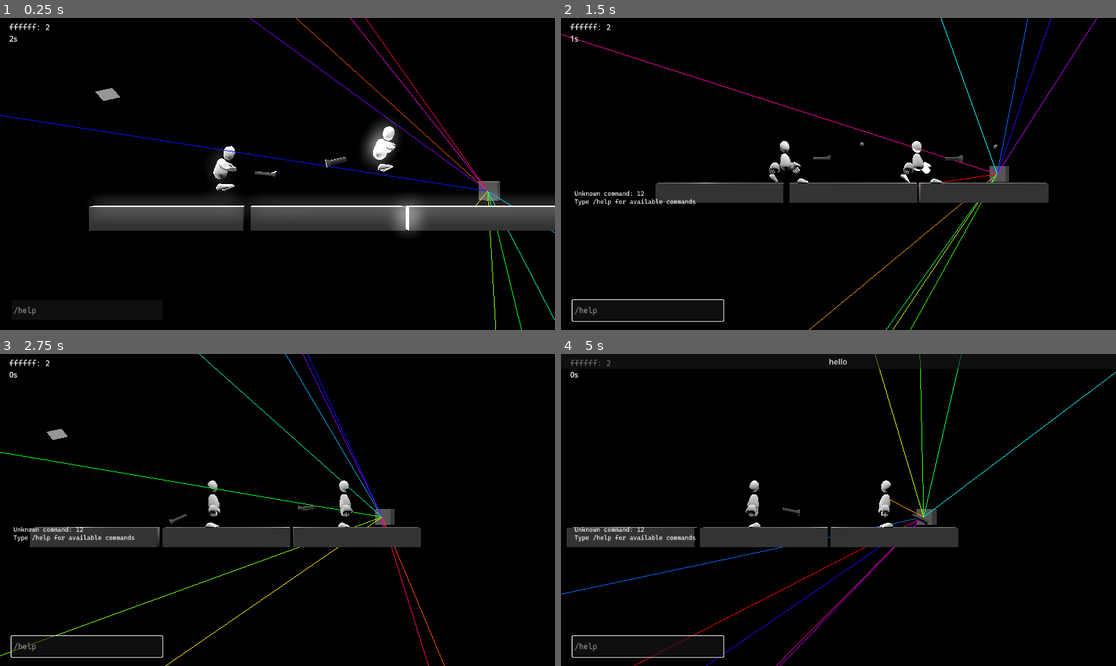
Above: before the commit, frames 1-4 (two rows, left to right).
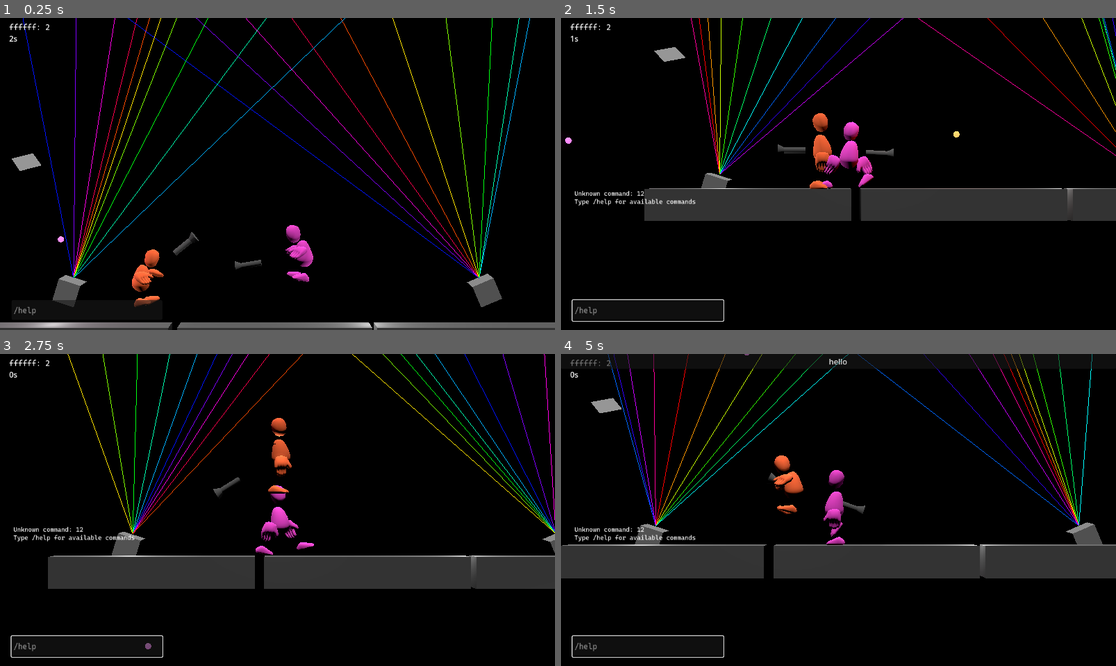
Above: after the commit, the same moments.

Repository: theowiik/project-epic-footsies-2
Game: Godot game, scene res://scenes/main.tscn
Same seed, same stepped clock (60 frames per second), same inputs: the game is played once before the commit and once after it. The engine's default icon, where the game draws it, is replaced by a stand-in: a white triangle on a blue panel in a dark square.
Inputs (mouse positions are in pixels of both pictures, inside the frame that each line leads up to):
- Up to frame 1 (0.25 s): no input
- Up to frame 2 (1.5 s): click (649, 311) at 0.52 s; type "12" at 0.6 s; tap Enter at 1.25 s; move the mouse to (960, 158) at 1.27 s; hold D from 1.28 s (still down); tap J at 1.35 s; click (960, 158) at 1.42 s
- Up to frame 3 (2.75 s): tap Space at 1.52, 2.27 s; move the mouse to (166, 525) at 2.02 s; release D at 2.03 s; hold S from 2.03 s (still down); tap J at 2.1 s; click (166, 525) at 2.17 s
- Up to frame 4 (5 s): move the mouse to (894, 441) at 2.77 s; release S at 2.78 s; hold D 2.78-3.53 s; tap J at 2.85, 3.6, 4.35 s; click (894, 441) at 2.92 s; move the mouse to (810, 572) at 3.52 s; hold W 3.53-4.28 s; click (810, 572) at 3.67 s; tap Space at 3.77, 4.52 s; move the mouse to (1005, 556) at 4.27 s; hold A from 4.28 s (still down); click (1005, 556) at 4.42 s

The runs differ from the first frame. In frame 1, 17% of the frame differs, in the area x 0-100%, y 0-100%; in frame 2, 11%; in frame 3, 18%; in frame 4, 18%.

Commit message:
Add team coloring and bots (#34)
* Add bot input and team colors

* Fix bot aiming

* Make bot wander away

* Move retarget time to naive bot input

Diff:
--- a/game/objects/lasers/strobe_machine.tscn
+++ b/game/objects/lasers/strobe_machine.tscn
@@ -14,6 +14,7 @@
 
 [node name="SpotLight3D" type="SpotLight3D" parent="."]
 transform = Transform3D(1, 0, 0, 0, 1, 0, 0, 0, 1, 0, 0, -0.62783355)
+visible = false
 light_energy = 130.27
 light_indirect_energy = 8.534
 light_volumetric_fog_energy = 8.892
--- a/game/scenes/main.tscn
+++ b/game/scenes/main.tscn
@@ -36,7 +36,7 @@
 transform = Transform3D(1, 0, 0, 0, 1, 0, 0, 0, 1, 0, 0.9574709, 0)
 
 [node name="Camera3D" type="Camera3D" parent="."]
-transform = Transform3D(1, 0, 0, 0, 1, 0, 0, 0, 1, 0, 0.5713768, 30.053001)
+transform = Transform3D(1, 0, 0, 0, 1, 0, 0, 0, 1, 8.650961, 13.587667, 30.053001)
 fov = 22.5
 size = 10.69
 script = ExtResource("2_0wfyh")
@@ -57,7 +57,9 @@
 
 [node name="Player2" parent="." instance=ExtResource("1_o5qli")]
 transform = Transform3D(1, 0, 0, 0, 1, 0, 0, 0, 1, 6.7508955, 1.7889354, 0)
+team_color = Color(0.97749525, 0.2690932, 0.83872867, 1)
 device_id = 1
+use_bot_input = true
 
 [node name="WorldEnvironment" type="WorldEnvironment" parent="."]
 environment = SubResource("Environment_tbgi4")
@@ -66,4 +68,7 @@
 transform = Transform3D(-0.8063999, 0.15222512, -0.57144254, -0.25300708, 0.78459245, 0.5660405, 0.534515, 0.6010341, -0.5941812, -6.775606, 4.786051, -9.15583)
 
 [node name="LaserMachine" parent="." instance=ExtResource("8_tipki")]
-transform = Transform3D(-0.9164256, 0, 0.40020514, 0, 1, 0, -0.40020514, 0, -0.9164256, 13.597982, 0, -8.517785)
+transform = Transform3D(-0.9164256, 0, 0.40020514, -0.39931086, 0.066813804, -0.9143778, -0.026739227, -0.9977655, -0.06122988, 13.597982, 0, -8.517785)
+
+[node name="LaserMachine2" parent="." instance=ExtResource("8_tipki")]
+transform = Transform3D(-0.95310295, 0.043918222, -0.2994429, 0.3014629, 0.050351508, -0.9521475, -0.026739225, -0.9977655, -0.061229877, -4.491232, 0, -8.517785)
--- a/game/scripts/bullet.gd
+++ b/game/scripts/bullet.gd
@@ -6,8 +6,12 @@
 var gravity: float = 3
 var team_color: Color = Color.WHITE
 
+@onready var mesh_instance: MeshInstance3D = $MeshInstance3D
+@onready var light: OmniLight3D = $OmniLight3D
+
 
 func _ready():
+	_apply_team_color()
 	await get_tree().create_timer(lifetime).timeout
 	queue_free()
 
@@ -19,3 +23,16 @@
 
 func set_direction(direction: Vector3):
 	velocity = direction.normalized()
+
+
+func _apply_team_color() -> void:
+	if mesh_instance:
+		var material = StandardMaterial3D.new()
+		material.albedo_color = team_color
+		material.emission_enabled = true
+		material.emission = team_color
+		material.emission_energy_multiplier = 2.0
+		mesh_instance.material_override = material
+
+	if light:
+		light.light_color = team_color
--- a/game/scripts/follow_camera.gd
+++ b/game/scripts/follow_camera.gd
@@ -2,13 +2,8 @@
 extends Camera3D
 
 @export var smoothing_speed: float = 5.0
-@export var zoom_smoothing_speed: float = 3.0
-@export var min_zoom: float = 30.0
-@export var padding: float = 8.0
-
 var follow: Array[Node3D] = []
-var base_offset: Vector3 = Vector3(0, 0, 0)
-var current_zoom: float = 10.0
+var offset: Vector3 = Vector3(0, 0, 25)
 
 
 func _ready() -> void:
@@ -16,8 +11,6 @@
 
 	for player in players:
 		follow.append(player as Node3D)
-
-	current_zoom = min_zoom
 
 
 func _process(delta: float) -> void:
@@ -29,39 +22,5 @@
 		avg_position += node.global_position
 	avg_position /= follow.size()
 
-	var target_zoom: float = _calculate_zoom_to_fit()
-
-	current_zoom = lerpf(current_zoom, target_zoom, 1.0 - exp(-zoom_smoothing_speed * delta))
-
-	var target_position: Vector3 = avg_position + base_offset + Vector3(0, 0, current_zoom)
+	var target_position: Vector3 = avg_position + offset
 	global_position = global_position.lerp(target_position, 1.0 - exp(-smoothing_speed * delta))
-
-
-func _calculate_zoom_to_fit() -> float:
-	if follow.size() <= 1:
-		return min_zoom
-
-	var min_bounds: Vector3 = follow[0].global_position
-	var max_bounds: Vector3 = follow[0].global_position
-
-	for node in follow:
-		var pos: Vector3 = node.global_position
-		min_bounds.x = min(min_bounds.x, pos.x)
-		min_bounds.y = min(min_bounds.y, pos.y)
-		max_bounds.x = max(max_bounds.x, pos.x)
-		max_bounds.y = max(max_bounds.y, pos.y)
-
-	var spread_x: float = (max_bounds.x - min_bounds.x) + padding * 2
-	var spread_y: float = (max_bounds.y - min_bounds.y) + padding * 2
-
-	var fov_rad: float = deg_to_rad(fov)
-	var aspect: float = (
-		get_viewport().get_visible_rect().size.x / get_viewport().get_visible_rect().size.y
-	)
-
-	var dist_for_width: float = (spread_x / 2.0) / (tan(fov_rad / 2.0) * aspect)
-	var dist_for_height: float = (spread_y / 2.0) / tan(fov_rad / 2.0)
-
-	var required_zoom: float = max(dist_for_width, dist_for_height)
-
-	return maxf(required_zoom, min_zoom)
--- /dev/null
+++ b/game/scripts/input/naive_bot_input.gd
@@ -0,0 +1,131 @@
+class_name NaiveBotInput
+extends InputInterface
+
+const WANDER_CHANCE: float = 0.02
+const WANDER_DURATION: float = 0.5
+const RETARGET_INTERVAL: float = 0.25
+
+var player_node: Node3D
+var current_target: Node3D = null
+var retarget_timer: float = 0.25
+var camera: Camera3D = null
+
+var wander_timer: float = 0.0
+var wander_direction: Vector2 = Vector2.ZERO
+
+var _movement: Vector2 = Vector2.ZERO
+var _aim_direction: Vector2 = Vector2.ZERO
+var _shoot_pressed: bool = false
+
+
+func _init(p_player_node: Node3D):
+	player_node = p_player_node
+
+
+func update() -> void:
+	_update_camera()
+	_update_target()
+
+	if current_target == null or not is_instance_valid(current_target):
+		_movement = Vector2.ZERO
+		_aim_direction = Vector2.ZERO
+		_shoot_pressed = false
+		return
+
+	_movement = _compute_movement()
+	_aim_direction = _compute_aim_direction()
+	_shoot_pressed = true
+
+
+func _compute_movement() -> Vector2:
+	var delta = player_node.get_physics_process_delta_time()
+	wander_timer -= delta
+
+	# Randomly start wandering
+	if wander_timer <= 0 and randf() < WANDER_CHANCE:
+		wander_timer = WANDER_DURATION
+		wander_direction = Vector2(randf_range(-1, 1), randf_range(-1, 1)).normalized()
+
+	# If wandering, go that direction
+	if wander_timer > 0:
+		return wander_direction
+
+	# Otherwise chase target
+	var direction_3d = current_target.global_position - player_node.global_position
+	var direction_2d = Vector2(direction_3d.x, direction_3d.z)
+
+	if direction_2d.length() > 0.1:
+		return direction_2d.normalized()
+
+	return Vector2.ZERO
+
+
+func _update_camera() -> void:
+	if camera == null or not is_instance_valid(camera):
+		var viewport = player_node.get_viewport()
+		if viewport:
+			camera = viewport.get_camera_3d()
+
+
+func _compute_aim_direction() -> Vector2:
+	if camera == null or current_target == null:
+		return Vector2.RIGHT
+
+	var player_screen_pos = camera.unproject_position(player_node.global_position)
+	var target_screen_pos = camera.unproject_position(current_target.global_position)
+	var direction = (target_screen_pos - player_screen_pos).normalized()
+
+	return direction
+
+
+func _update_target() -> void:
+	retarget_timer -= player_node.get_physics_process_delta_time()
+	if retarget_timer > 0 and current_target != null and is_instance_valid(current_target):
+		return
+
+	retarget_timer = RETARGET_INTERVAL
+	current_target = _find_closest_enemy()
+
+
+func _find_closest_enemy() -> Node3D:
+	var players = player_node.get_tree().get_nodes_in_group(Constants.PLAYERS_GROUP)
+	var closest: Node3D = null
+	var closest_distance: float = INF
+	var my_color: Color = player_node.team_color
+
+	for player in players:
+		if player == player_node:
+			continue
+		if player.team_color == my_color:
+			continue
+
+		var distance = player_node.global_position.distance_to(player.global_position)
+		if distance < closest_distance:
+			closest_distance = distance
+			closest = player
+
+	return closest
+
+
+func get_movement() -> Vector2:
+	return _movement
+
+
+func get_aim_direction() -> Vector2:
+	return _aim_direction
+
+
+func is_aiming() -> bool:
+	return _aim_direction != Vector2.ZERO
+
+
+func is_shoot_just_pressed() -> bool:
+	return false
+
+
+func is_shoot_pressed() -> bool:
+	return _shoot_pressed
+
+
+func is_jump_just_pressed() -> bool:
+	return false
--- a/game/scripts/lasers/strobe_machine.gd
+++ b/game/scripts/lasers/strobe_machine.gd
@@ -1,7 +1,7 @@
 class_name StrobeMachine
 extends Node3D
 
-var on: bool = true
+var on: bool = false
 var strobe_speed: float = 10.0
 
 @onready var light: SpotLight3D = $SpotLight3D
--- a/game/scripts/player.gd
+++ b/game/scripts/player.gd
@@ -1,10 +1,11 @@
 class_name Player
 extends CharacterBody3D
 
-const TEAM_COLOR: Color = Color(1, 0.4, 0.2, 1)
+@export var team_color: Color = Color(1, 0.4, 0.2, 1)
 
 # Controller
 @export var device_id: int = 0
+@export var use_bot_input: bool = false
 
 var input: InputInterface
 
@@ -29,7 +30,10 @@
 
 
 func _ready():
-	input = KeyboardMouseInput.new(self)
+	if use_bot_input:
+		input = NaiveBotInput.new(self)
+	else:
+		input = KeyboardMouseInput.new(self)
 
 	base_mover = BaseMover.new(5.0)
 	mover = base_mover
@@ -38,6 +42,8 @@
 	shooter = base_shooter
 
 	animation_manager = AnimationManager.new(animation_player, body)
+
+	_apply_team_color()
 
 
 func _physics_process(delta):
@@ -58,7 +64,7 @@
 	if input.is_shoot_pressed() and shoot_cooldown <= 0:
 		var direction = (shoot_position.global_position - global_position).normalized()
 		var context = ShootingContext.new(
-			shoot_position.global_position, direction, TEAM_COLOR, get_parent(), self
+			shoot_position.global_position, direction, team_color, get_parent(), self
 		)
 
 		shooter.shoot(context)
@@ -115,3 +121,14 @@
 	shooter = base_shooter
 	for crystal_name in shooter_decorator_names:
 		shooter = registry.create_shooting_decorator(crystal_name, shooter)
+
+
+func _apply_team_color() -> void:
+	for child in body.get_children():
+		for mesh_instance in child.get_children():
+			if mesh_instance is MeshInstance3D:
+				var material = mesh_instance.get_active_material(0)
+				if material:
+					material = material.duplicate()
+					material.albedo_color = team_color
+					mesh_instance.set_surface_override_material(0, material)
Not shown, added: game/scripts/input/naive_bot_input.gd.uid
